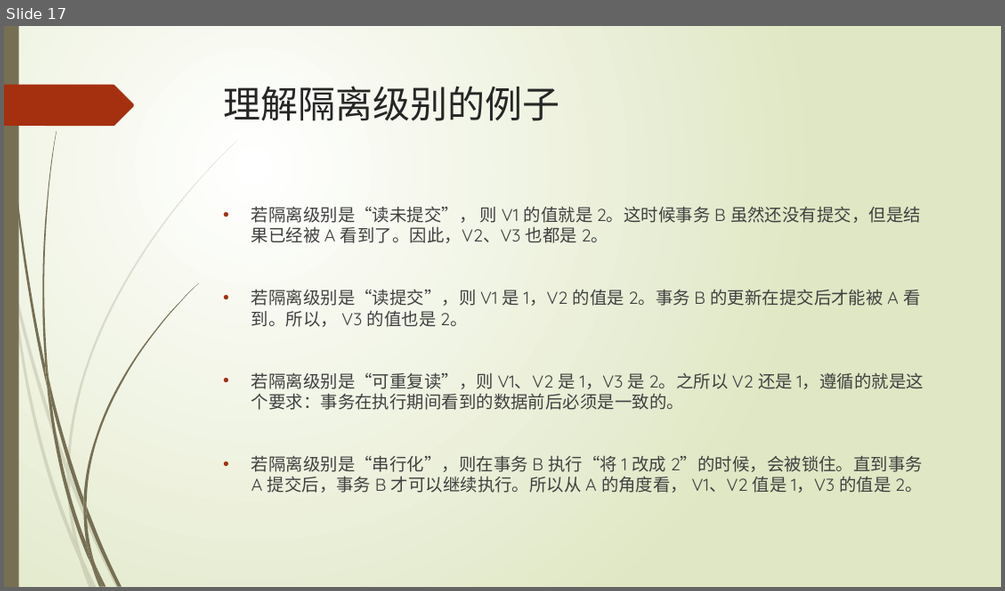
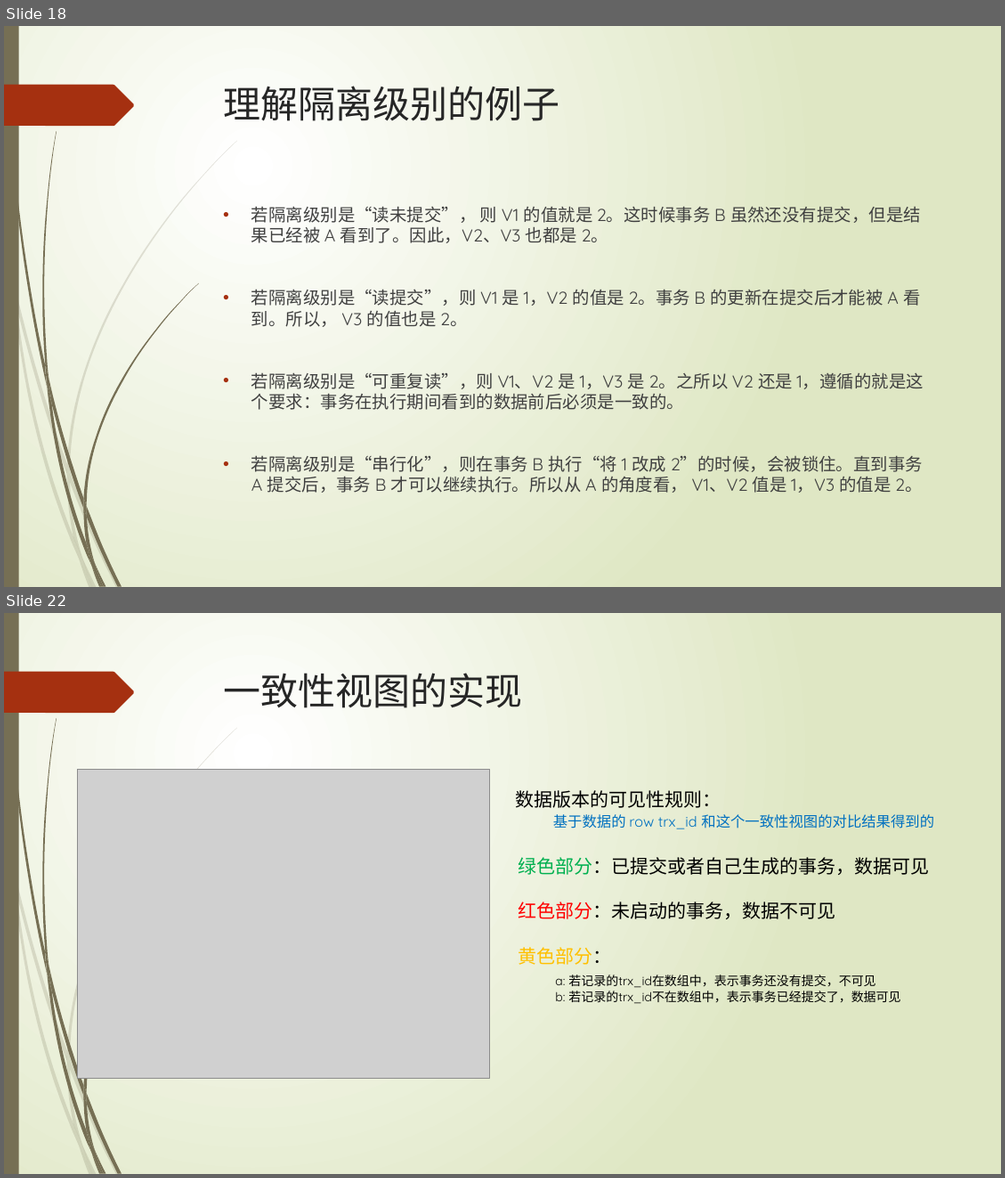
Before and after one commit to TopSpoofer/learning, a slide deck: mysql/mysql的事务实现.pptx. Shown one above the other, each under a label of ours: slide 17 before the commit, slides 18 and 22 after it; the slides between them are not shown. The pictures are 1005x591 and 1005x1178 pixels, drawn with LibreOffice and Linux fonts; fonts in the diff are those of the drawing; grey boxes stand for pictures. Boxes give left, top, right and bottom in pixels: in the first picture for what was removed or moved away, otherwise in the second. Text is boxed around its words. In the diff, an @@ line names an element or a change of style, - is before the commit and + after.

Commit message:
完善mysql事务ppt

```diff
--- a/mysql/mysql的事务实现.pptx
+++ b/mysql/mysql的事务实现.pptx
@@ slide 22 added at box(4, 613, 1001, 1174), background gradient #FFFFFF to #DFE8C4; not listed: 24 template elements that a slide beside it also shows @@
@@ title added at box(224, 673, 523, 708), 36 pt, text #262626 @@
+一致性视图的实现
@@ picture added at box(77, 769, 489, 1078) @@
@@ text added at box(516, 790, 934, 829), 14 pt, text #0070C0 @@
+数据版本的可见性规则：
+基于数据的 row trx_id 和这个一致性视图的对比结果得到的
@@ text added at box(518, 857, 929, 875), 18 pt, text #000000 @@
+绿色部分：已提交或者自己生成的事务，数据可见
@@ text added at box(518, 901, 835, 919), 18 pt, text #000000 @@
+红色部分：未启动的事务，数据不可见
@@ text added at box(518, 947, 900, 1004), 12 pt, text #000000 @@
+黄色部分：
+a: 若记录的trx_id在数组中，表示事务还没有提交，不可见
+b: 若记录的trx_id不在数组中，表示事务已经提交了，数据可见
@@ what was slide 17 is now slide 18 @@
```
Also in this commit, not shown: 21 other slides added, 1 slide removed, 1 other file.
